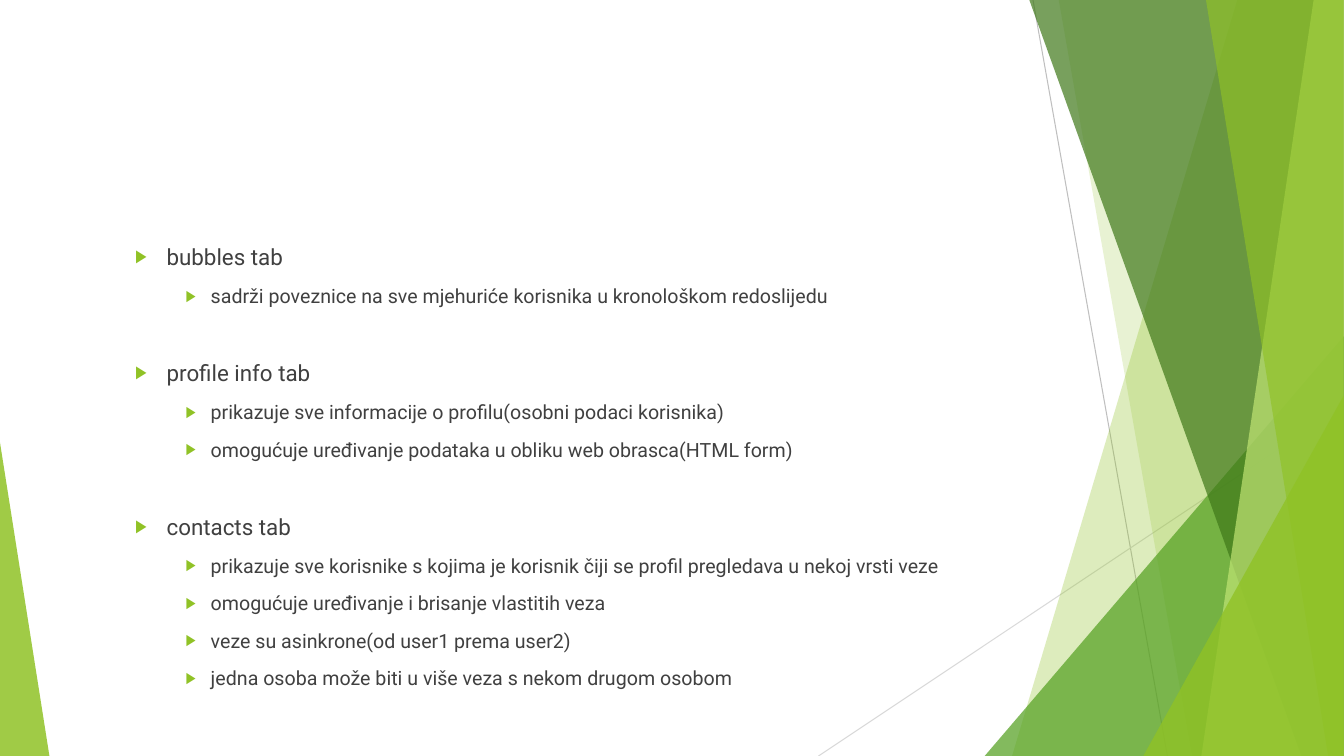
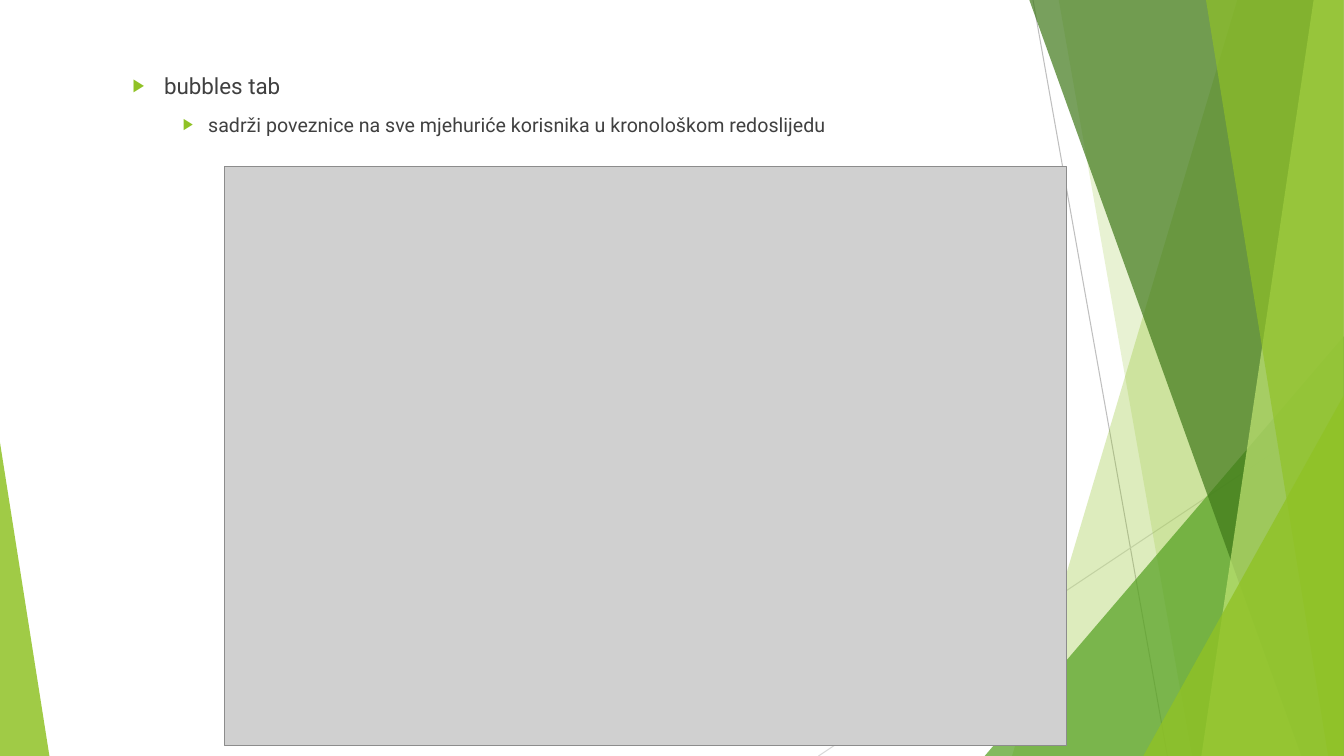
Before and after one commit to kof3r/drustvena_mreza, a slide deck: slide 17 of resursi/management/Bubbles.pptx (slide 14 before the commit). Drawn at 1344x756 pixels with LibreOffice and Linux fonts; fonts in the diff are those of the drawing; grey boxes stand for pictures. Boxes give left, top, right and bottom in pixels: in the first picture for what was removed or moved away, otherwise in the second. Text is boxed around its words. In the diff, an @@ line names an element or a change of style, - is before the commit and + after.

```diff
--- a/resursi/management/Bubbles.pptx
+++ b/resursi/management/Bubbles.pptx
@@ text "bubbles tab": place and size @@
-text "bubbles tab" at [167, 248, 938, 689]
+text "bubbles tab" at [164, 77, 825, 136]
@@ picture added at [225, 166, 1067, 746] @@
@@ text at [167, 364, 938, 689]: paragraphs removed @@
-  ▶ profile info tab
-    ▶ prikazuje sve informacije o profilu(osobni podaci korisnika)
-    ▶ omogućuje uređivanje podataka u obliku web obrasca(HTML form)
-  ▶ contacts tab
-    ▶ prikazuje sve korisnike s kojima je korisnik čiji se profil pregledava u nekoj vrsti veze
-    ▶ omogućuje uređivanje i brisanje vlastitih veza
-    ▶ veze su asinkrone(od user1 prema user2)
-    ▶ jedna osoba može biti u više veza s nekom drugom osobom
```
Also in this commit, not shown: 3 other slides changed, 10 slides added, 1 slide removed, 26 other files.
